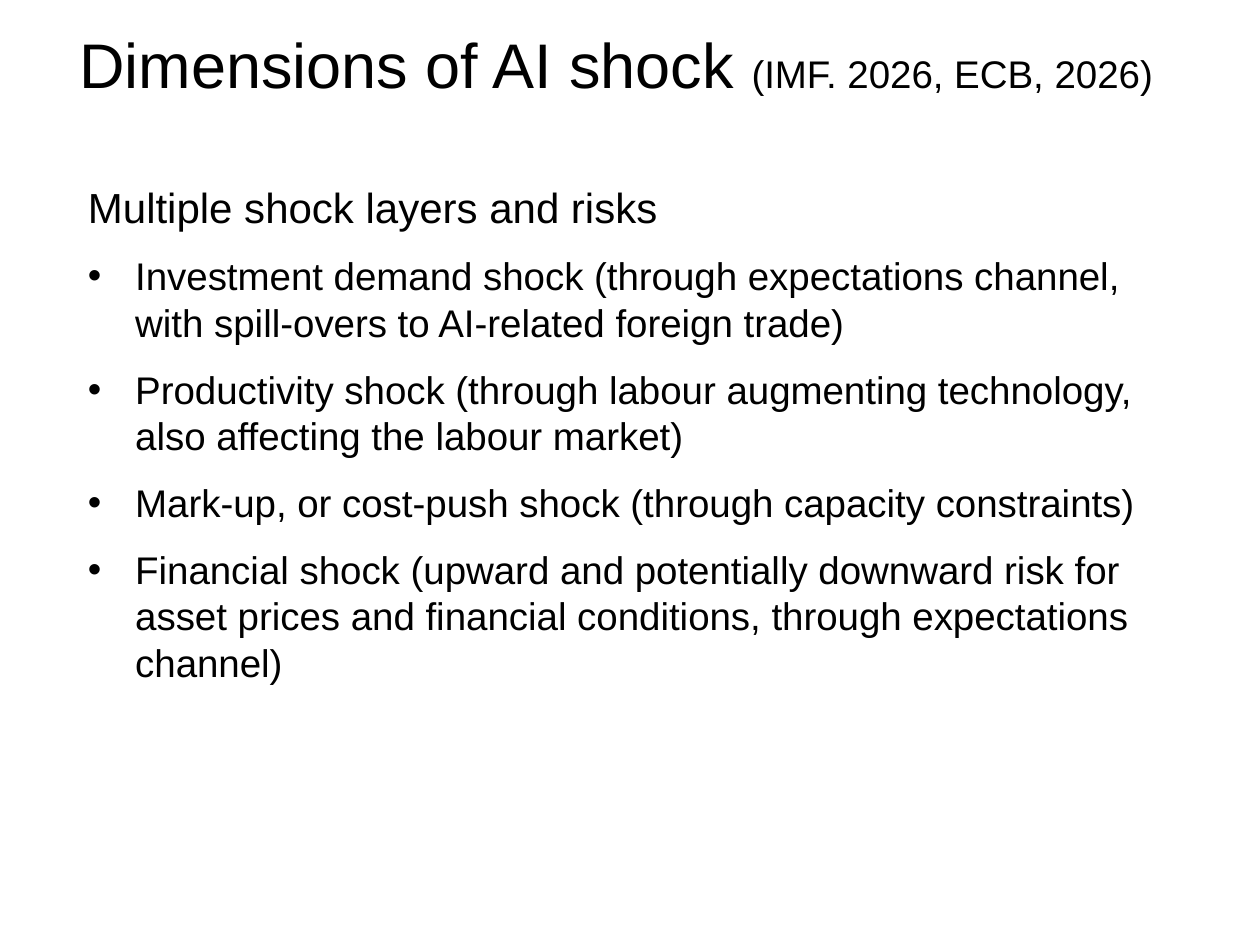
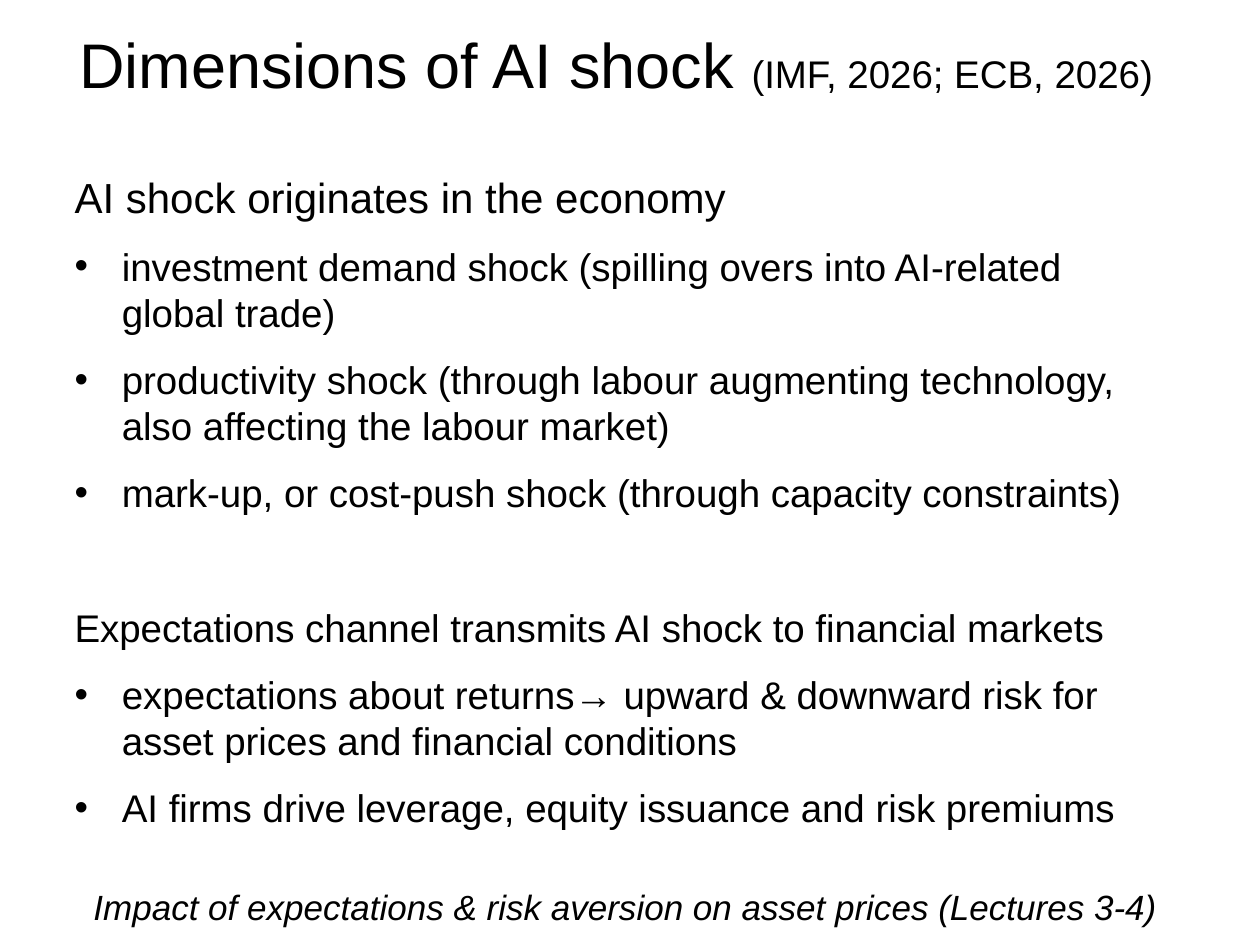
Before and after one commit to vandenEnd/VU, a slide deck: slide 6 of MIF_lecture_1_2027 V.pptx. Drawn at 1260x945 pixels with LibreOffice and Linux fonts; fonts in the diff are those of the drawing. Boxes give left, top, right and bottom in pixels: in the first picture for what was removed or moved away, otherwise in the second. Text is boxed around its words. In the diff, an @@ line names an element or a change of style, - is before the commit and + after.

```diff
--- a/MIF_lecture_1_2027 V.pptx
+++ b/MIF_lecture_1_2027 V.pptx
@@ title at (x1=79, y1=42, x2=1153, y2=96): text changed @@
-Dimensions of AI shock (IMF. 2026, ECB, 2026)
+Dimensions of AI shock (IMF, 2026; ECB, 2026)
@@ text at (x1=75, y1=182, x2=1120, y2=830): text changed @@
-Multiple shock layers and risks
-• Investment demand shock (through expectations channel, with spill-overs to AI-related foreign trade)
-• Productivity shock (through labour augmenting technology, also affecting the labour market)
-• Mark-up, or cost-push shock (through capacity constraints)
-• Financial shock (upward and potentially downward risk for asset prices and financial conditions, through expectations channel)
+AI shock originates in the economy
+• investment demand shock (spilling overs into AI-related global trade)
+• productivity shock (through labour augmenting technology, also affecting the labour market)
+• mark-up, or cost-push shock (through capacity constraints)
+Expectations channel transmits AI shock to financial markets
+• expectations about returns→ upward & downward risk for asset prices and financial conditions
+• AI firms drive leverage, equity issuance and risk premiums
@@ text added at (x1=93, y1=894, x2=1156, y2=927), 20 pt, text #000000, italic @@
+Impact of expectations & risk aversion on asset prices (Lectures 3-4)
```
Also in this commit, not shown: 5 other slides changed, 2 slides added, 2 slides removed, 1 other file.
